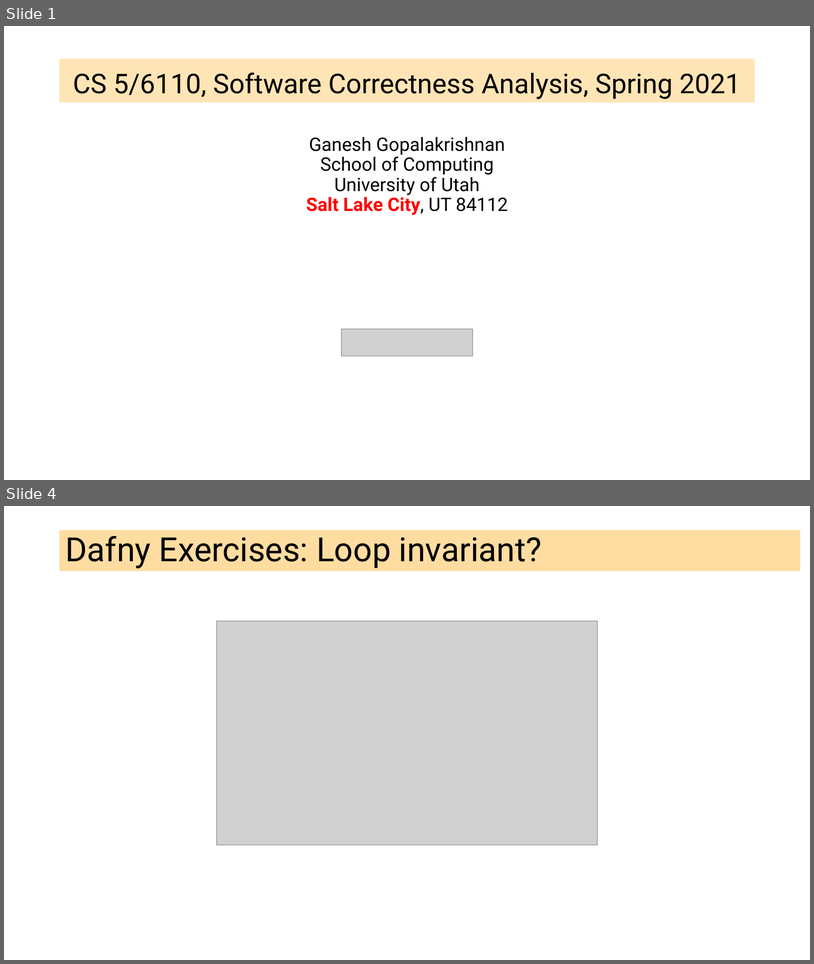
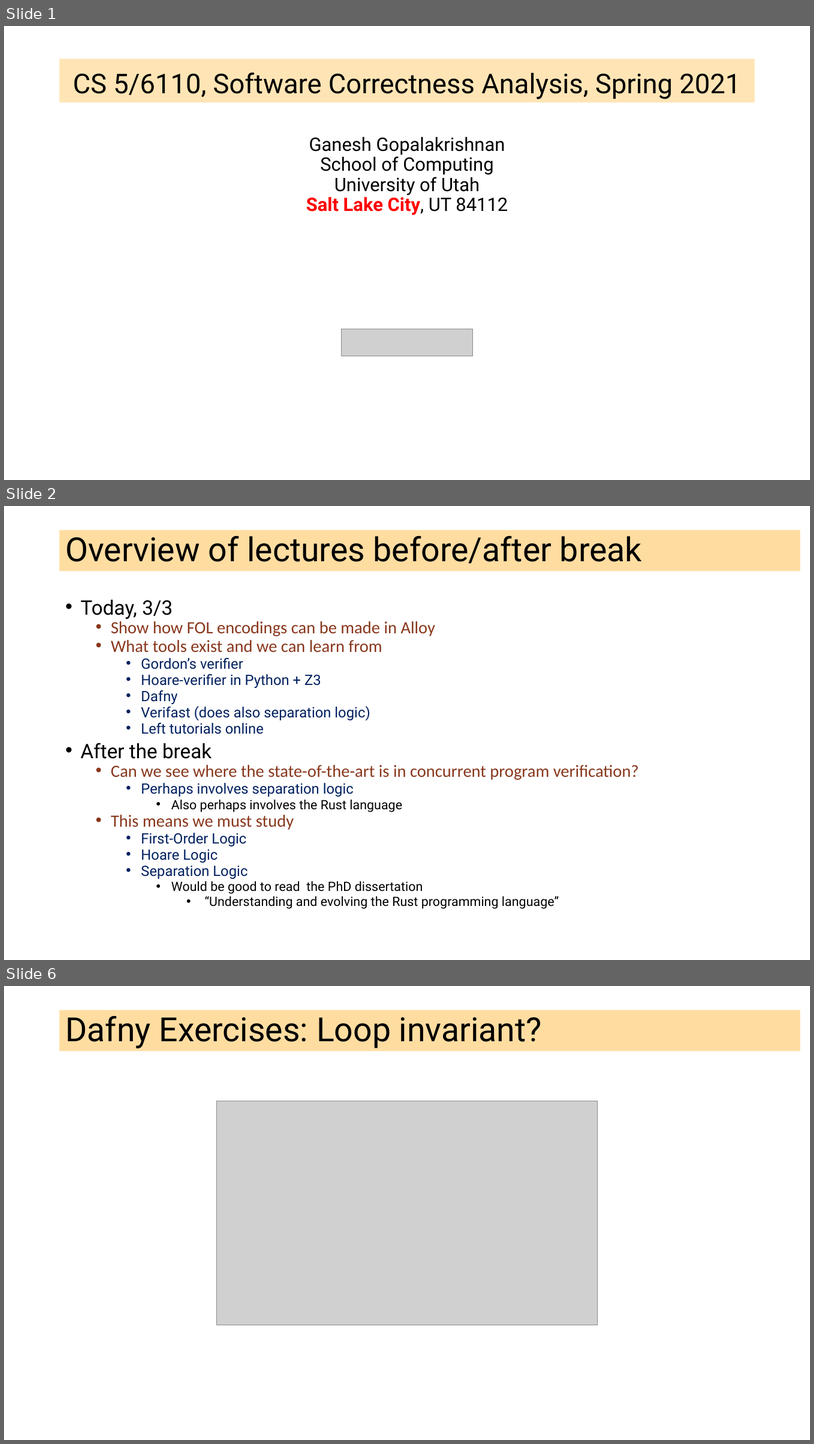
Before and after one commit to ganeshutah/cs6110s22, a slide deck: Lec16/Lec16.pptx. Shown one above the other, each under a label of ours: slides 1 and 4 before the commit, slides 1, 2 and 6 after it; the slides between them are not shown. The pictures are 814x964 and 814x1444 pixels, drawn with LibreOffice and Linux fonts; fonts in the diff are those of the drawing; grey boxes stand for pictures. Boxes give left, top, right and bottom in pixels: in the first picture for what was removed or moved away, otherwise in the second. Text is boxed around its words. In the diff, an @@ line names an element or a change of style, - is before the commit and + after.

```diff
--- a/Lec16/Lec16.pptx
+++ b/Lec16/Lec16.pptx
@@ slide 2 added at [4,506,810,960], background #FFFFFF @@
@@ title added at [60,530,801,571], fill #FFBD47 at 51% opacity, 39.6 pt, text #000000 @@
+Overview of lectures before/after break
@@ text added at [81,600,639,909], 17 pt, text #002060 @@
+• Today, 3/3
+  • Show how FOL encodings can be made in Alloy
+  • What tools exist and we can learn from
+    • Gordon’s verifier
+    • Hoare-verifier in Python + Z3
+    • Dafny
+    • Verifast (does also separation logic)
+    • Left tutorials online
+• After the break
+  • Can we see where the state-of-the-art is in concurrent program verification?
+    • Perhaps involves separation logic
+      • Also perhaps involves the Rust language
+  • This means we must study
+    • First-Order Logic
+    • Hoare Logic
+    • Separation Logic
+      • Would be good to read the PhD dissertation
+        • “Understanding and evolving the Rust programming language”
@@ what was slide 4 is now slide 6 @@
```
Also in this commit, not shown: 3 other slides added, 2 slides removed, 1 other file.
